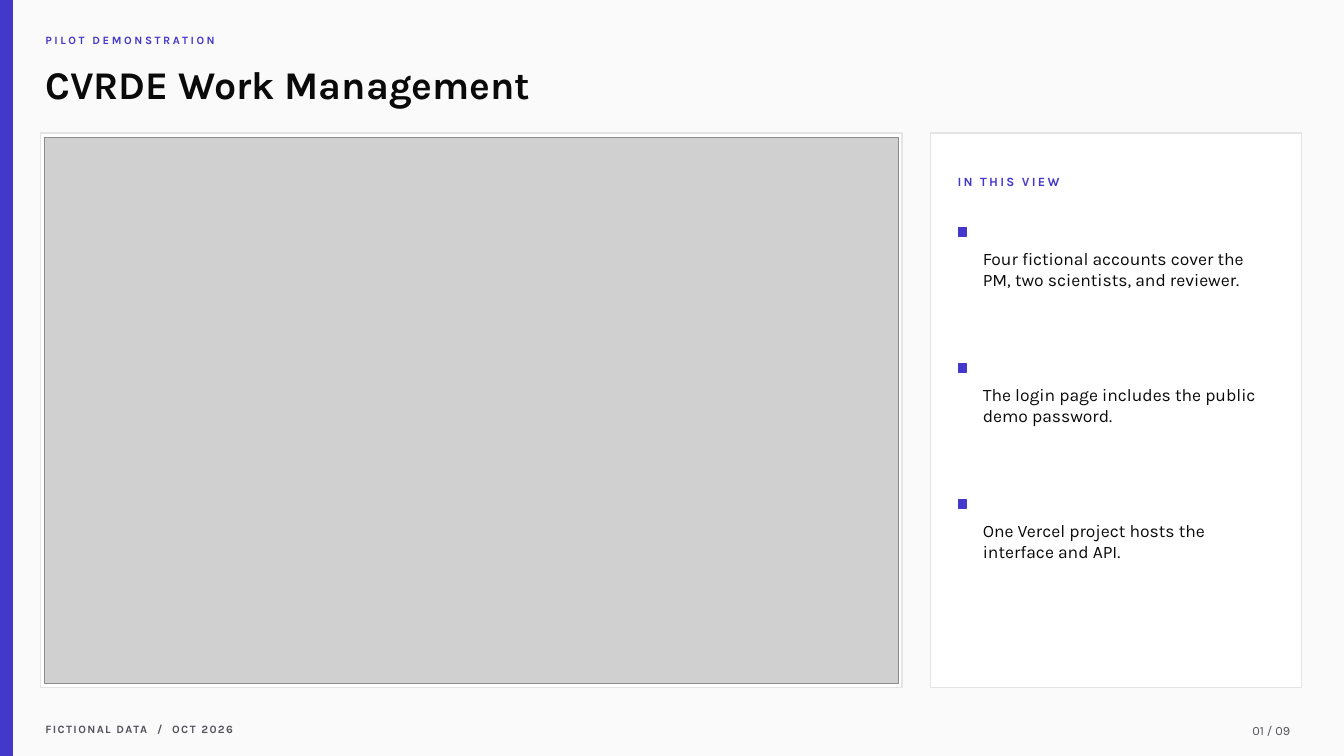
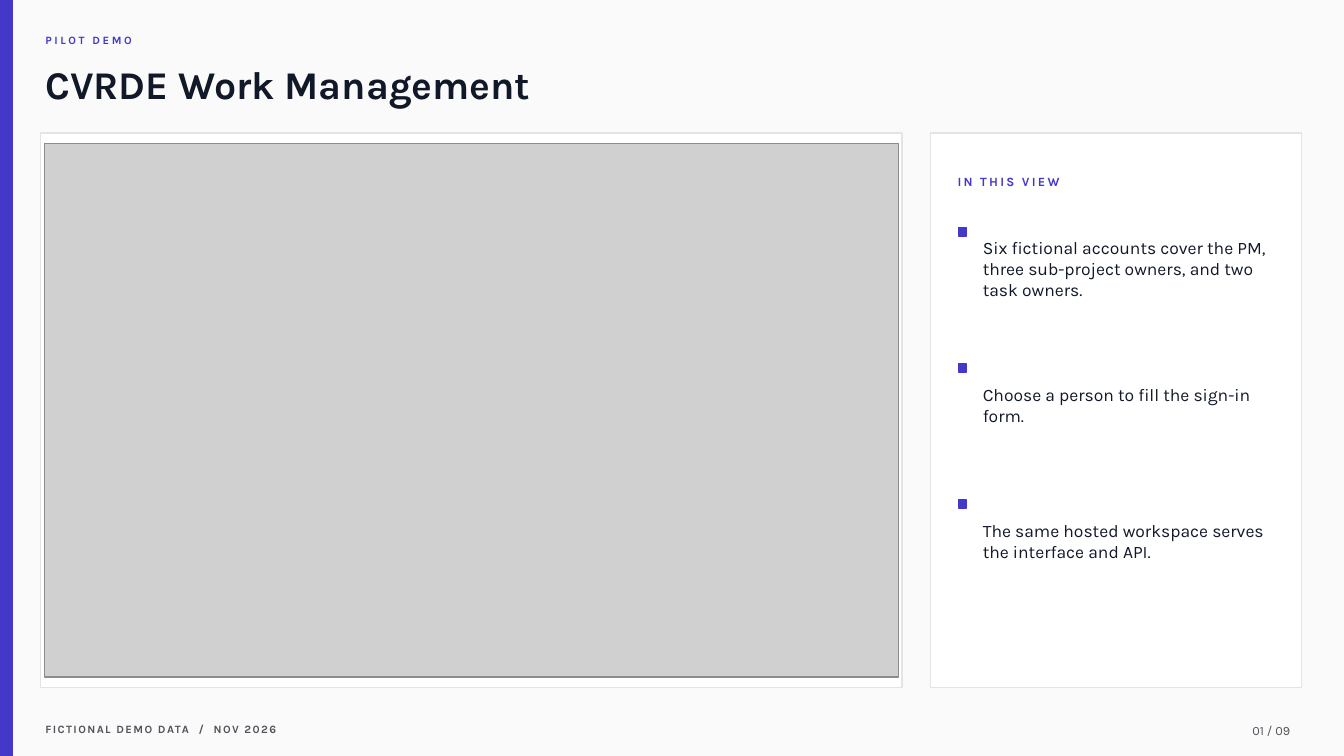
Before and after one commit to samarth-biztel/CVRDE, a slide deck: slide 1 of docs/CVRDE_Demo_Presentation.pptx. Drawn at 1344x756 pixels with LibreOffice and Linux fonts; fonts in the diff are those of the drawing; grey boxes stand for pictures. Boxes give left, top, right and bottom in pixels: in the first picture for what was removed or moved away, otherwise in the second. Text is boxed around its words. In the diff, an @@ line names an element or a change of style, - is before the commit and + after.

Commit message:
Refresh hosted demo presentation and walkthrough

```diff
--- a/docs/CVRDE_Demo_Presentation.pptx
+++ b/docs/CVRDE_Demo_Presentation.pptx
@@ text "CVRDE Work Management" at (45, 72, 531, 109): text colour #0A0A0A to #111827 @@
@@ text at (45, 36, 131, 44): text changed @@
-PILOT DEMONSTRATION
+PILOT DEMO
@@ picture: place and size @@
-picture at (44, 137, 898, 684)
+picture at (44, 143, 898, 677)
@@ text at (983, 242, 1265, 297): text changed; text colour #0A0A0A to #111827 @@
-Four fictional accounts cover the PM, two scientists, and reviewer.
+Six fictional accounts cover the PM, three sub-project owners, and two task owners.
@@ text at (983, 389, 1251, 422): text changed; text colour #0A0A0A to #111827 @@
-The login page includes the public demo password.
+Choose a person to fill the sign-in form.
@@ text at (983, 525, 1263, 559): text changed; text colour #0A0A0A to #111827 @@
-One Vercel project hosts the interface and API.
+The same hosted workspace serves the interface and API.
@@ text at (45, 719, 580, 739): text changed @@
-FICTIONAL DATA / OCT 2026
+FICTIONAL DEMO DATA / NOV 2026
```
Also in this commit, not shown: 7 other slides changed, 1 slide added, 1 slide removed, 12 other files.
